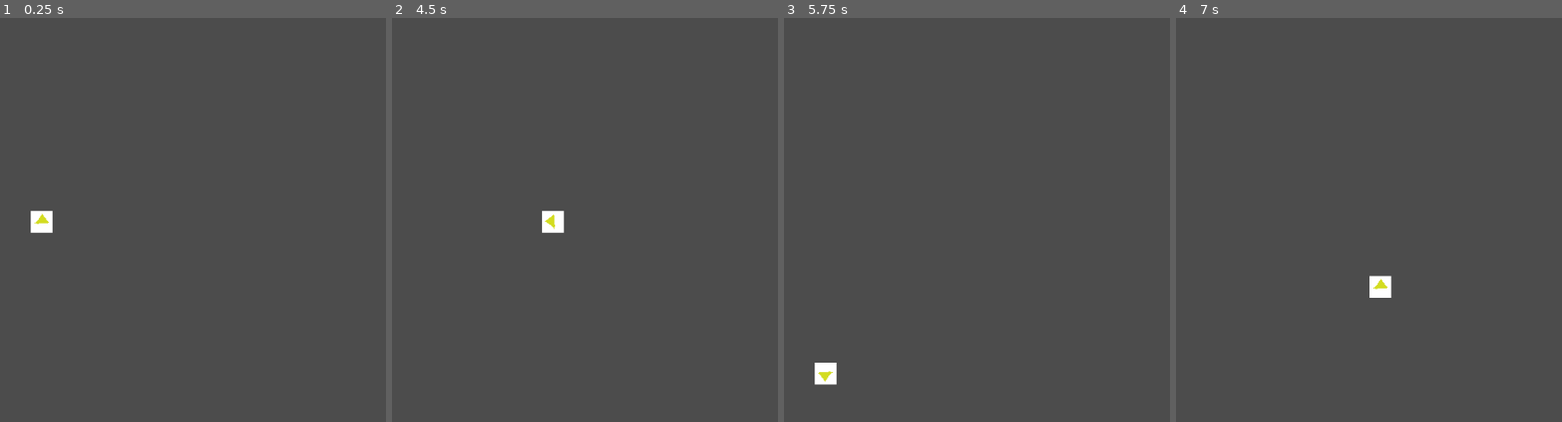
Above: before the commit, frames 1-4 (left to right).
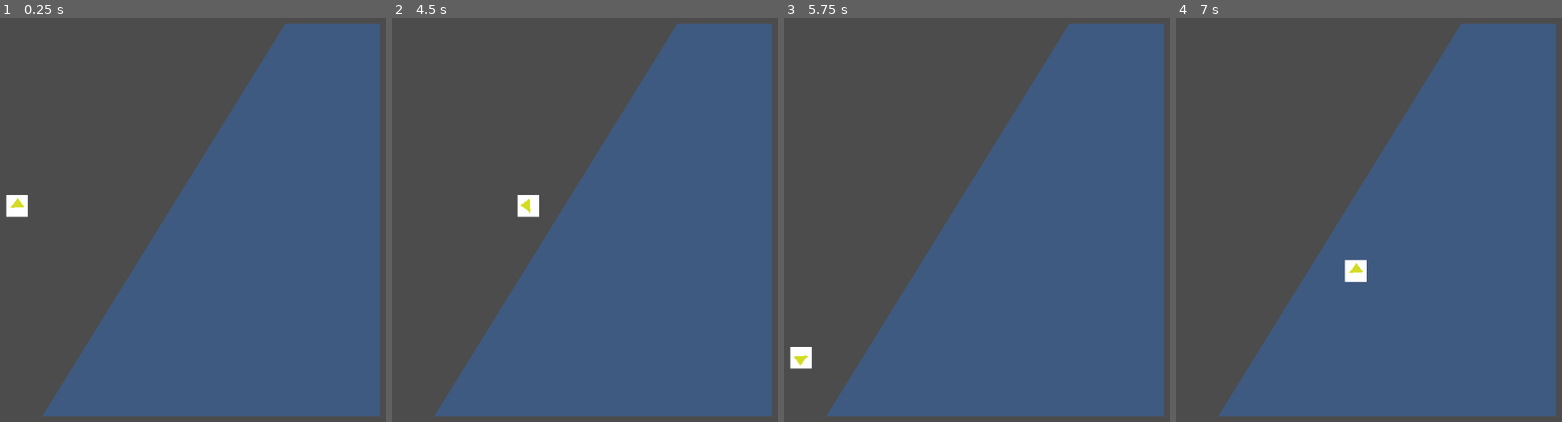
Above: after the commit, the same moments.

Repository: zliebowitz/ld54
Game: Godot game, scene res://Assets/Scenes/Screen.tscn
The game is run twice, just before and just after one commit, with the same random seed, the same clock (stepped at 60 frames per second) and the same inputs. Before the commit the project starts from res://Assets/Scenes/Josh.tscn.
Inputs:
- Up to frame 1 (0.25 s): no input
- Up to frame 2 (4.5 s): tap Enter at 0.5 s; hold Right (ui_right) 0.53-1.28 s; hold Down (ui_down) 1.28-2.03 s; hold Right (ui_right) 2.03-2.78 s; hold Up (ui_up) 2.78-3.53 s; hold Left (ui_left) from 3.53 s (still down)
- Up to frame 3 (5.75 s): release Left (ui_left) at 5.03 s; hold Down (ui_down) from 5.03 s (still down)
- Up to frame 4 (7 s): release Down (ui_down) at 5.78 s; hold Right (ui_right) 5.78-6.53 s; hold Up (ui_up) from 6.53 s (still down)

The runs differ from the first frame. In frame 1, 55% of the frame differs, in the area x 1-99%, y 1-99%; in frame 2, 55%; in frame 3, 55%; in frame 4, 55%.

Commit message:
Put cut method in for Screen, added "Death" signal when leaving

Diff:
--- a/game/Assets/Scenes/Josh.tscn
+++ b/game/Assets/Scenes/Josh.tscn
@@ -20,11 +20,16 @@
 # Called every frame. 'delta' is the elapsed time since the previous frame.
 #func _process(delta):
 #	pass
+
+# Signal called when exiting the playing area
+func _on_Screen_Area_exited(body_rid, body, body_shape_index, local_shape_index):
+	print(\"You just died!\")
 "
 
 [sub_resource type="RectangleShape2D" id=1]
 
 [node name="Player" type="Node2D"]
+position = Vector2( 478, 278 )
 script = SubResource( 2 )
 
 [node name="KinematicBody2D" type="KinematicBody2D" parent="."]
--- /dev/null
+++ b/game/Assets/Scenes/Screen.tscn
@@ -0,0 +1,23 @@
+[gd_scene load_steps=4 format=2]
+
+[ext_resource path="res://Assets/Scripts/ScreenPolygon.gd" type="Script" id=1]
+[ext_resource path="res://Assets/Scenes/Josh.tscn" type="PackedScene" id=2]
+[ext_resource path="res://Assets/Scripts/ScreenArea.gd" type="Script" id=3]
+
+[node name="Screen" type="Node2D"]
+
+[node name="Area2D" type="Area2D" parent="."]
+script = ExtResource( 3 )
+
+[node name="ScreenPolygon" type="Polygon2D" parent="Area2D"]
+position = Vector2( 40, 25 )
+color = Color( 0.25098, 0.356863, 0.505882, 1 )
+polygon = PoolVector2Array( 3, 1, 940, 1, 940, 544, 3, 544 )
+script = ExtResource( 1 )
+
+[node name="ScreenCollision" type="CollisionPolygon2D" parent="Area2D"]
+polygon = PoolVector2Array( 43, 24, 978, 25, 979, 569, 42, 569 )
+
+[node name="Player" parent="." instance=ExtResource( 2 )]
+
+[connection signal="body_shape_exited" from="Area2D" to="Player" method="_on_Screen_Area_exited"]
--- a/game/Assets/Scripts/ControlPlayer.gd
+++ b/game/Assets/Scripts/ControlPlayer.gd
@@ -4,11 +4,7 @@
 
 var velocity = Vector2()
 var rotation_dir = 0
-var screen_size # Size of the game window.
 
-func _ready():
-	screen_size = get_viewport_rect().size
-	position = Vector2(512, 300)
 func get_input():
 	velocity = Vector2()
 	var input_pressed = false
@@ -40,6 +36,3 @@
 	get_input()
 	velocity = move_and_slide(velocity)
 	rotation = rotation_dir
-
-	position.x = clamp(position.x, 0, screen_size.x)
-	position.y = clamp(position.y, 0, screen_size.y)
--- /dev/null
+++ b/game/Assets/Scripts/ScreenArea.gd
@@ -0,0 +1,16 @@
+extends Area2D
+
+
+# Declare member variables here. Examples:
+# var a = 2
+# var b = "text"
+
+
+# Called when the node enters the scene tree for the first time.
+func _ready():
+	pass # Replace with function body.
+
+
+# Called every frame. 'delta' is the elapsed time since the previous frame.
+#func _process(delta):
+#	pass
--- /dev/null
+++ b/game/Assets/Scripts/ScreenPolygon.gd
@@ -0,0 +1,48 @@
+extends Polygon2D
+
+var topLeft = Vector2(0,0)
+var topRight = Vector2(1000, 0)
+var bottomRight = Vector2(1000,1000)
+var bottomLeft = Vector2(0, 1000)
+var DEBUG = true
+
+
+# Called when the node enters the scene tree for the first time.
+func _ready():
+	if DEBUG:
+		var rng = RandomNumberGenerator.new()
+		rng.randomize()
+		_cut(rng.randf_range(0, PI), Vector2(500,500))
+
+
+# Cuts the screen polygon, based on an angle of cut and an origin point
+func _cut(angle: float, originPoint: Vector2):
+	if !Geometry.is_point_in_polygon(originPoint, polygon):
+		print("The point isn't in the screen!")
+		return
+
+	var rightNodey = originPoint.y - ((1000-originPoint.x) * tan(angle))
+	var leftNodey =  originPoint.y + (originPoint.x * tan(angle))
+
+	var rightNode = Vector2(1000, rightNodey)
+	var leftNode = Vector2(0, leftNodey)
+
+	var cutPolygonLeft = PoolVector2Array([topLeft, topRight, rightNode, leftNode])
+	var cutPolygonRight = PoolVector2Array([bottomRight, bottomLeft, leftNode, rightNode])
+
+	var finalPolygonLeft = PoolVector2Array(Geometry.intersect_polygons_2d(cutPolygonLeft, polygon)[0])
+	var finalPolygonRight = PoolVector2Array(Geometry.intersect_polygons_2d(cutPolygonRight, polygon)[0])
+
+
+
+	#for testing, just take the right one
+	polygon = finalPolygonRight
+	get_node("../ScreenCollision").polygon = polygon
+	print(polygon)
+	print(get_node("../ScreenCollision").polygon)
+
+
+
+# Called every frame. 'delta' is the elapsed time since the previous frame.
+#func _process(delta):
+#	pass
--- a/game/project.godot
+++ b/game/project.godot
@@ -11,7 +11,7 @@
 [application]
 
 config/name="Game"
-run/main_scene="res://Assets/Scenes/Josh.tscn"
+run/main_scene="res://Assets/Scenes/Screen.tscn"
 config/icon="res://icon.png"
 
 [gui]
